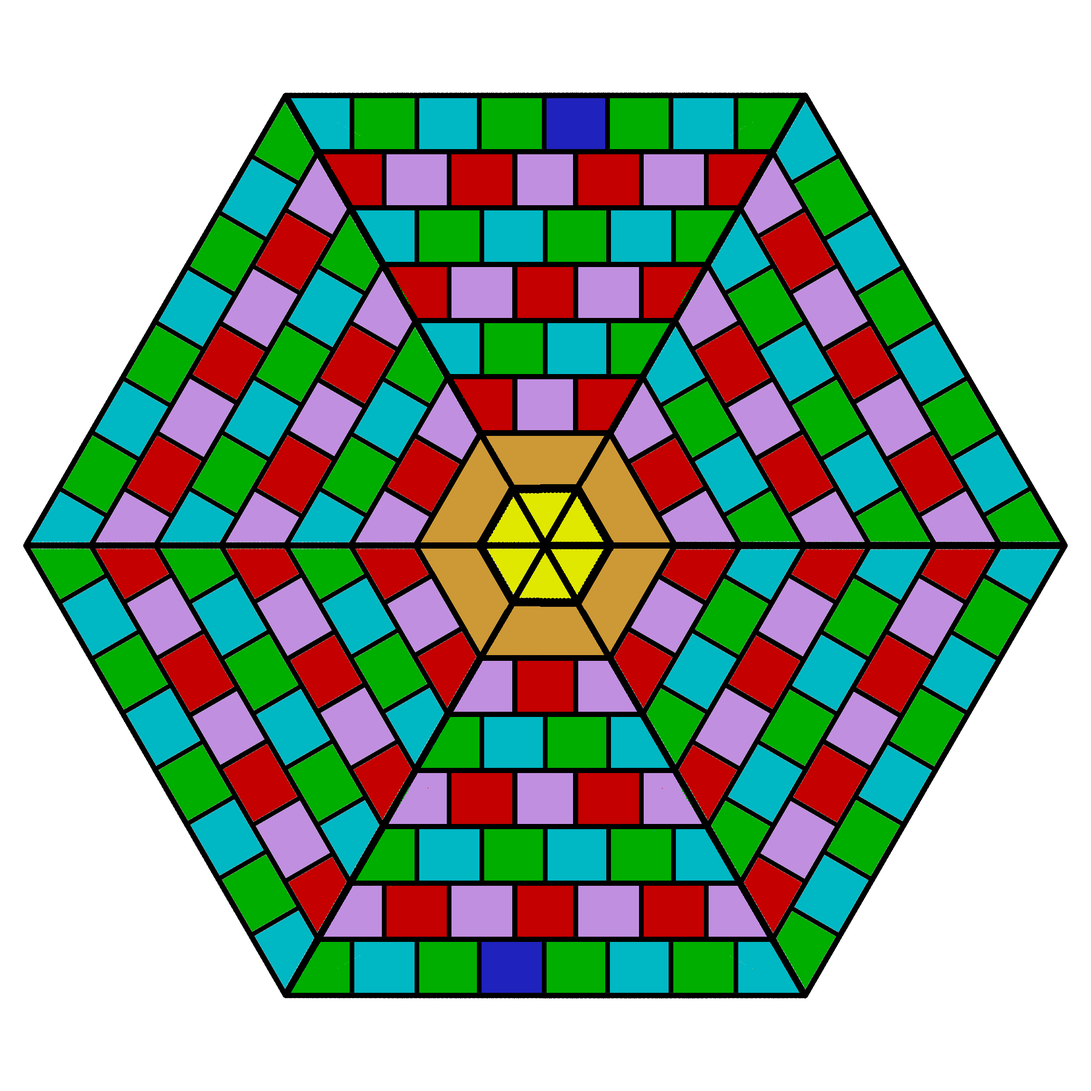
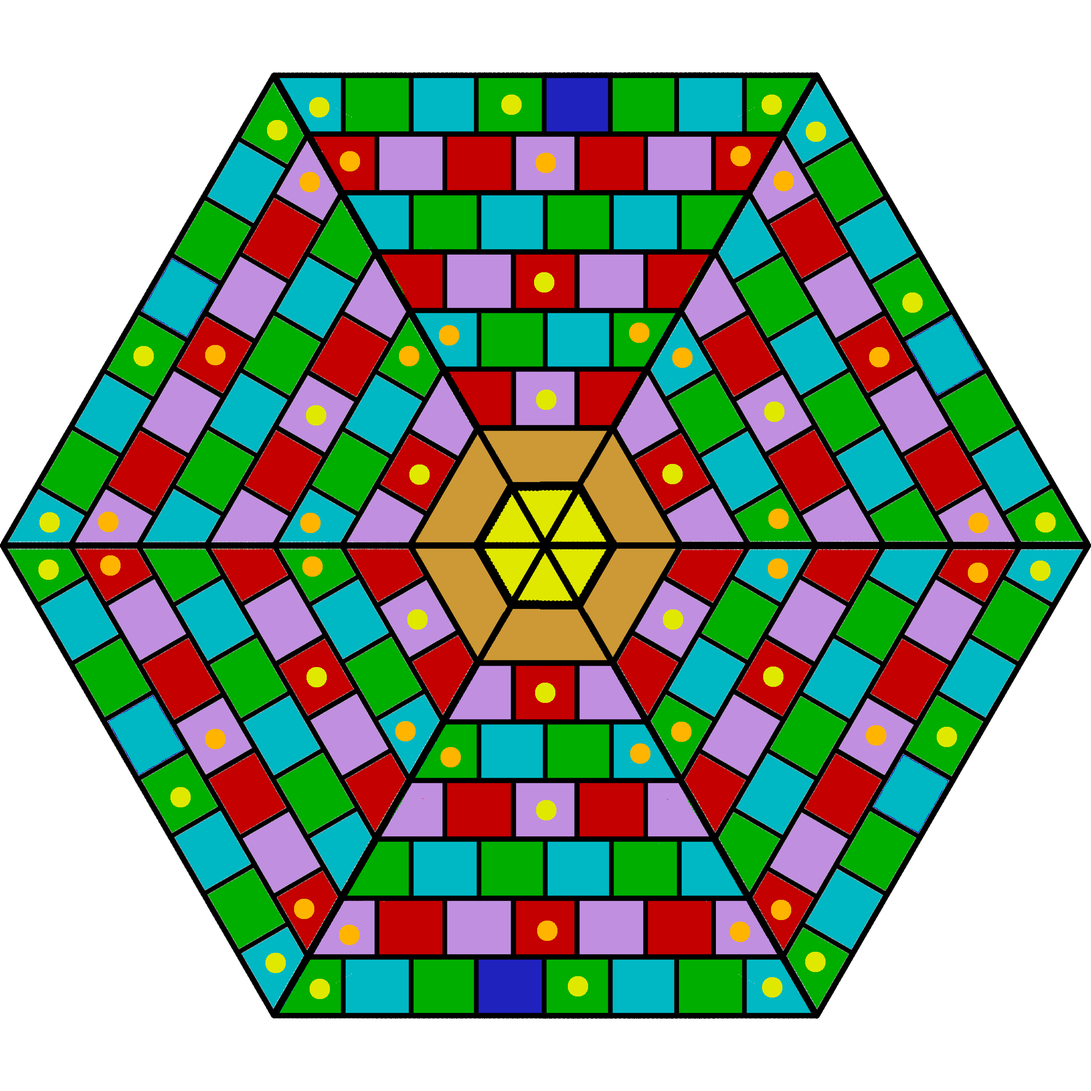
Two versions of the same layered image (1091×1091). Layer-by-layer changes:
added layer "Dots" above "Conquer_Map_v2.png" over [38, 94, 1057, 1000]
painted on "Conquer_Map_v2.png" over [0, 72, 1091, 1020]
